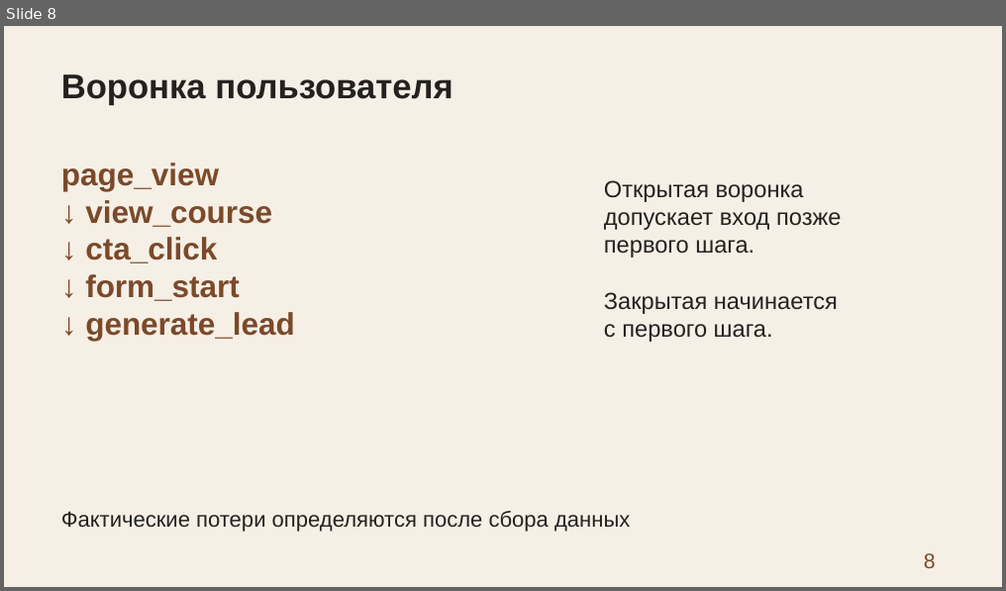
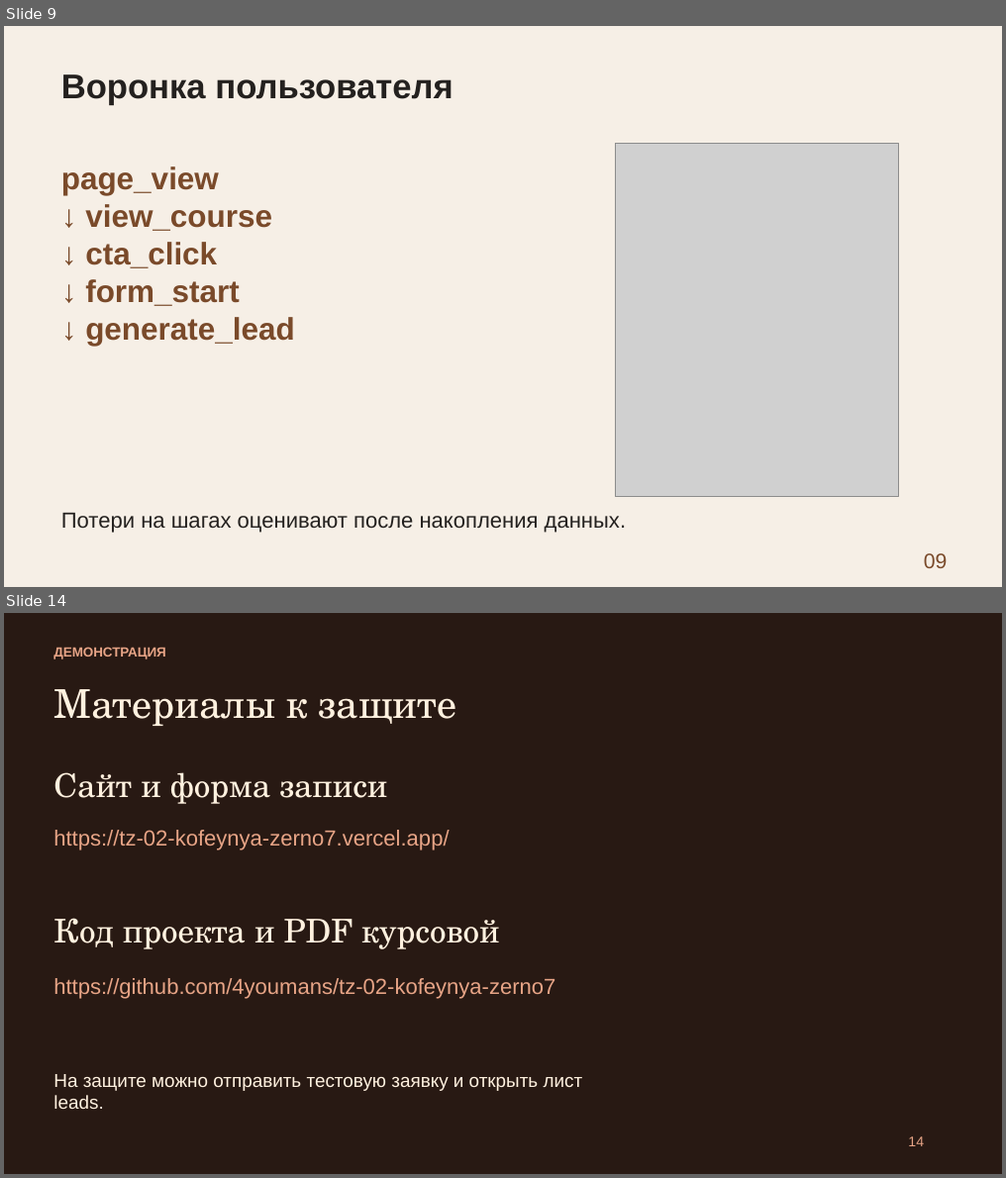
Before and after one commit to 4youmans/funnel-project, a slide deck: kursovaya_rabota/zerno7/presentation/zashchita.pptx. Shown one above the other, each under a label of ours: slide 8 before the commit, slides 9 and 14 after it; the slides between them are not shown. The pictures are 1006x591 and 1006x1178 pixels, drawn with LibreOffice and Linux fonts; fonts in the diff are those of the drawing; grey boxes stand for pictures. Boxes give left, top, right and bottom in pixels: in the first picture for what was removed or moved away, otherwise in the second. Text is boxed around its words. In the diff, an @@ line names an element or a change of style, - is before the commit and + after.

Commit message:
Update Zerno 7 defense presentation

```diff
--- a/kursovaya_rabota/zerno7/presentation/zashchita.pptx
+++ b/kursovaya_rabota/zerno7/presentation/zashchita.pptx
@@ slide 14 added at <box>4,613,1002,1174</box>, background #281913 @@
@@ text added at <box>54,647,166,660</box>, 12.8 pt, text #E7A486, bold @@
+ДЕМОНСТРАЦИЯ
@@ text added at <box>54,689,457,726</box>, 38.2 pt, text #FFF1DF @@
+Материалы к защите
@@ text added at <box>54,772,387,804</box>, 31.5 pt, text #FFF1DF @@
+Сайт и форма записи
@@ text added at <box>54,830,449,851</box>, 21 pt, text #E7A486 @@
+https://tz-02-kofeynya-zerno7.vercel.app/
@@ text added at <box>54,918,499,950</box>, 31.5 pt, text #FFF1DF @@
+Код проекта и PDF курсовой
@@ text added at <box>54,978,555,999</box>, 21 pt, text #E7A486 @@
+https://github.com/4youmans/tz-02-kofeynya-zerno7
@@ text added at <box>54,1074,583,1109</box>, 18 pt, text #FFF1DF @@
+На защите можно отправить тестовую заявку и открыть лист leads.
@@ text added at <box>908,1137,924,1147</box>, 13.5 pt, text #E7A486 @@
+14
@@ what was slide 8 is now slide 9 @@
@@ slide 9 changed as well @@
@@ picture added at <box>616,143,899,497</box> @@
@@ text "page_view": place and size @@
-text "page_view" at <box>61,163,295,341</box>
+text "page_view" at <box>61,167,295,346</box>
@@ text removed at <box>604,180,842,342</box> @@
-Открытая воронка
-допускает вход позже
-первого шага.
-Закрытая начинается
-с первого шага.
@@ text at <box>61,513,626,533</box>: text changed @@
-Фактические потери определяются после сбора данных
+Потери на шагах оценивают после накопления данных.
@@ text at <box>924,554,947,569</box>: text changed @@
-8
+09
```
Also in this commit, not shown: 2 other slides changed, 10 other slides added, 9 slides removed, 1 other file.
